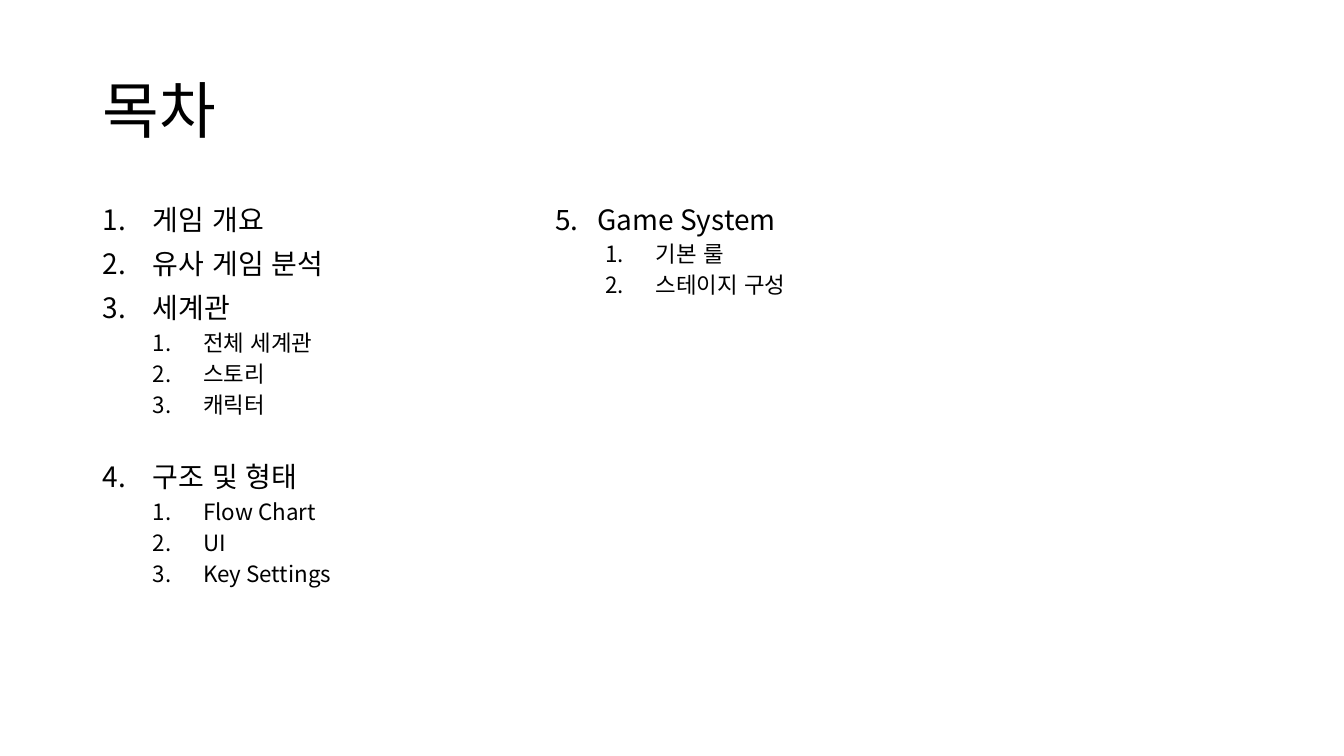
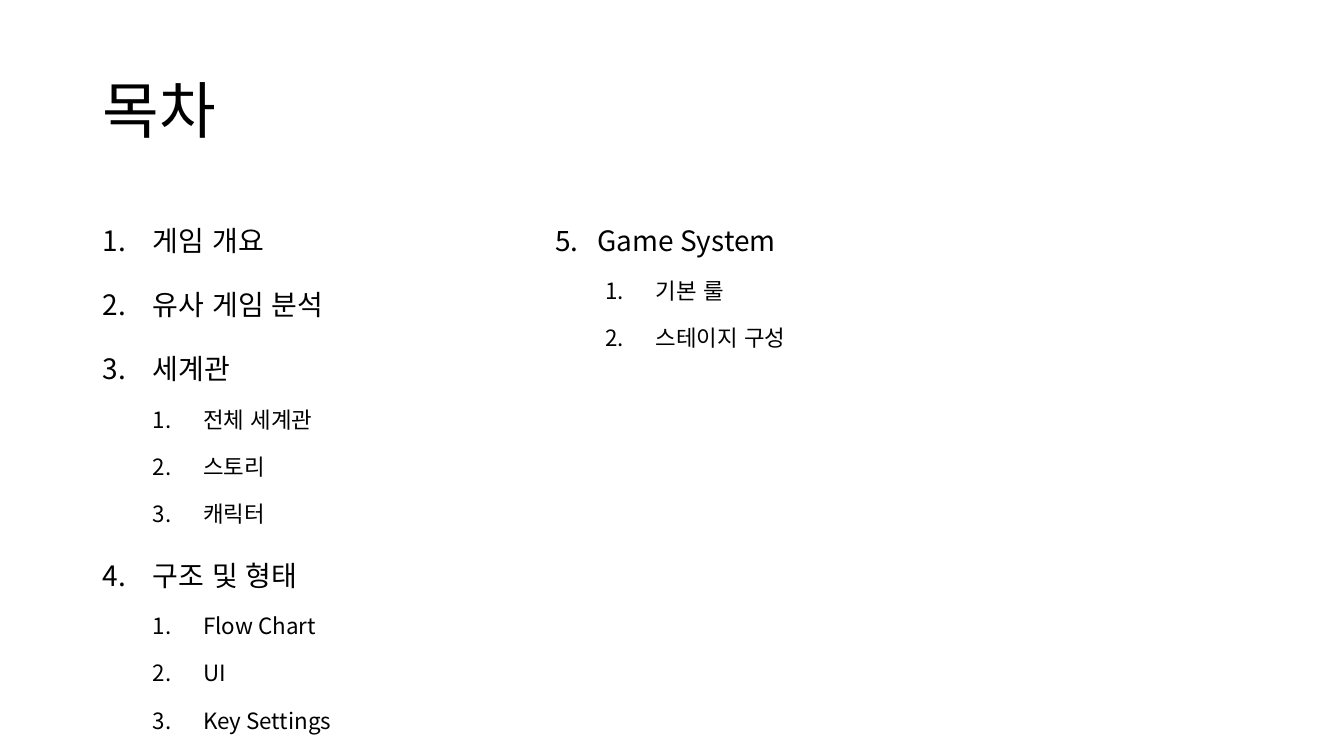
Before and after one commit to CrograNM/Project_Entropy, a slide deck: slide 2 of _문서/_Project Entropy 기획문서.pptx. Drawn at 1344x756 pixels with LibreOffice and Linux fonts; fonts in the diff are those of the drawing. Boxes give left, top, right and bottom in pixels: in the first picture for what was removed or moved away, otherwise in the second. Text is boxed around its words. In the diff, an @@ line names an element or a change of style, - is before the commit and + after.

Commit message:
#기획 : 개요, 유사 게임, 세계관

```diff
--- a/_문서/_Project Entropy 기획문서.pptx
+++ b/_문서/_Project Entropy 기획문서.pptx
@@ text "게임 개요" at (153, 227, 332, 734): line spacing 0.9 to 1.5 @@
@@ text "5. Game System" at (555, 230, 785, 348): line spacing 0.9 to 1.5 @@
```
Also in this commit, not shown: 1 other slide changed, 8 slides added.
